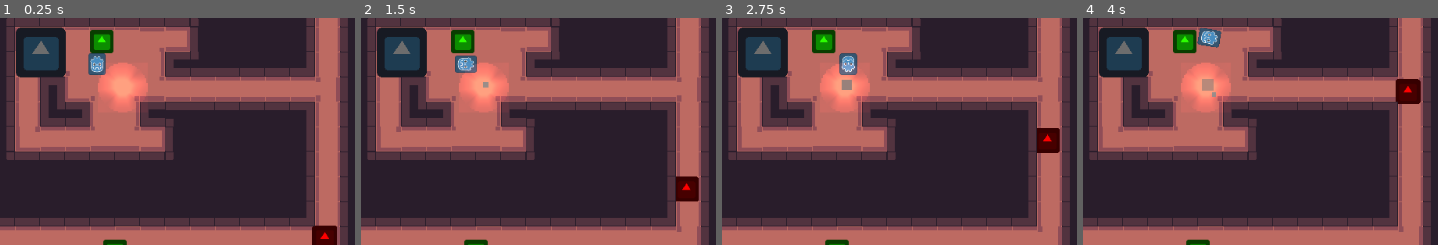
Above: before the commit, frames 1-4 (left to right).
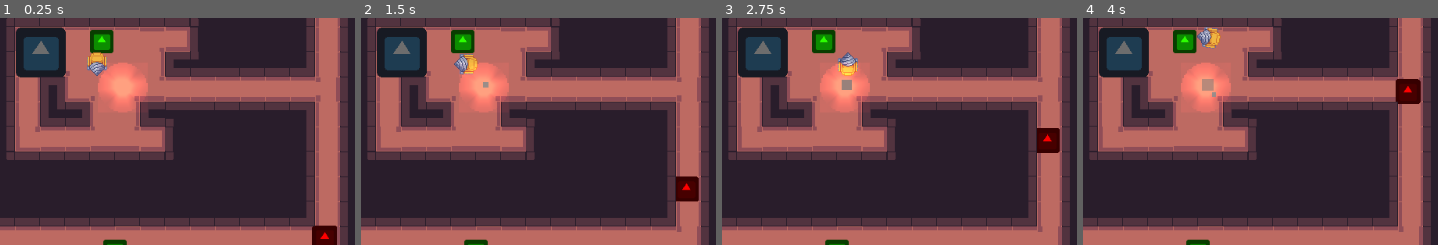
Above: after the commit, the same moments.

Repository: LaTu-Jams/LD54
Game: Godot game, scene res://scenes/Main.tscn
Two runs of this game, one before a commit and one after it. Both use one fixed random seed, a clock stepped at 60 frames per second and the inputs below. The engine's default icon, where the game draws it, is replaced by a stand-in: a white triangle on a blue panel in a dark square.
Inputs:
- Up to frame 1 (0.25 s): no input
- Up to frame 2 (1.5 s): hold D (turn_right) 0.53-1.28 s; hold Space (Mine) 0.53-1.28 s; hold S (move_backward) from 1.28 s (still down); tap Space (Mine) at 1.35 s
- Up to frame 3 (2.75 s): release S (move_backward) at 2.03 s; hold D (turn_right) from 2.03 s (still down); hold Space (Mine) from 2.03 s (still down)
- Up to frame 4 (4 s): release D (turn_right) at 2.78 s; release Space (Mine) at 2.78 s; hold W (move_forward) 2.78-3.53 s; tap Space (Mine) at 2.85 s; hold A (turn_left) from 3.53 s (still down); hold Space (Mine) from 3.53 s (still down)
The pictures show only the part of the screen within x 50-100%, y 35-84%; the shares and areas given below are measured in that part.

The runs differ from the first frame. In frame 1, 0.5% of the frame differs, in the area x 24-31%, y 14-26%; in frame 2, 0.5%; in frame 3, 0.5%, in the area x 32-39%, y 14-26%; in frame 4, 0.5%.

Commit message:
Add player animations

Diff:
--- /dev/null
+++ b/animations/player/drill.tres
@@ -0,0 +1,18 @@
+[gd_resource type="Animation" format=2]
+
+[resource]
+resource_name = "drill"
+length = 0.2
+loop = true
+tracks/0/type = "value"
+tracks/0/path = NodePath("Sprite:frame")
+tracks/0/interp = 1
+tracks/0/loop_wrap = true
+tracks/0/imported = false
+tracks/0/enabled = true
+tracks/0/keys = {
+"times": PoolRealArray( 0, 0.05, 0.1, 0.15 ),
+"transitions": PoolRealArray( 1, 1, 1, 1 ),
+"update": 1,
+"values": [ 5, 6, 7, 8 ]
+}
--- /dev/null
+++ b/animations/player/idle.tres
@@ -0,0 +1,18 @@
+[gd_resource type="Animation" format=2]
+
+[resource]
+resource_name = "idle"
+length = 0.4
+loop = true
+tracks/0/type = "value"
+tracks/0/path = NodePath("Sprite:frame")
+tracks/0/interp = 1
+tracks/0/loop_wrap = true
+tracks/0/imported = false
+tracks/0/enabled = true
+tracks/0/keys = {
+"times": PoolRealArray( 0, 0.2 ),
+"transitions": PoolRealArray( 1, 1 ),
+"update": 1,
+"values": [ 0, 1 ]
+}
--- /dev/null
+++ b/animations/player/move.tres
@@ -0,0 +1,18 @@
+[gd_resource type="Animation" format=2]
+
+[resource]
+resource_name = "move"
+length = 0.3
+loop = true
+tracks/0/type = "value"
+tracks/0/path = NodePath("Sprite:frame")
+tracks/0/interp = 1
+tracks/0/loop_wrap = true
+tracks/0/imported = false
+tracks/0/enabled = true
+tracks/0/keys = {
+"times": PoolRealArray( 0, 0.1, 0.2 ),
+"transitions": PoolRealArray( 1, 1, 1 ),
+"update": 1,
+"values": [ 2, 3, 4 ]
+}
--- a/scenes/Player.tscn
+++ b/scenes/Player.tscn
@@ -1,23 +1,49 @@
-[gd_scene load_steps=4 format=2]
+[gd_scene load_steps=8 format=2]
 
-[ext_resource path="res://PlayerTemp.png" type="Texture" id=1]
+[ext_resource path="res://gfx/drill.png" type="Texture" id=1]
 [ext_resource path="res://scripts/Player.gd" type="Script" id=2]
+[ext_resource path="res://animations/player/move.tres" type="Animation" id=3]
+[ext_resource path="res://animations/player/drill.tres" type="Animation" id=4]
+[ext_resource path="res://animations/player/idle.tres" type="Animation" id=5]
 
 [sub_resource type="CapsuleShape2D" id=1]
 radius = 11.0
 height = 6.0
+
+[sub_resource type="Animation" id=2]
+length = 0.001
+tracks/0/type = "value"
+tracks/0/path = NodePath("Sprite:frame")
+tracks/0/interp = 1
+tracks/0/loop_wrap = true
+tracks/0/imported = false
+tracks/0/enabled = true
+tracks/0/keys = {
+"times": PoolRealArray( 0 ),
+"transitions": PoolRealArray( 1 ),
+"update": 0,
+"values": [ 0 ]
+}
 
 [node name="Player" type="KinematicBody2D" groups=["player"]]
 position = Vector2( 51, 33 )
 script = ExtResource( 2 )
 
 [node name="Sprite" type="Sprite" parent="."]
-scale = Vector2( 0.344, 0.438 )
+position = Vector2( 0, 1 )
 texture = ExtResource( 1 )
+hframes = 9
 
 [node name="CollisionShape2D" type="CollisionShape2D" parent="."]
+visible = false
 shape = SubResource( 1 )
 
 [node name="RayCast2D" type="RayCast2D" parent="." groups=["player"]]
 enabled = true
 cast_to = Vector2( 0, 20 )
+
+[node name="AnimationPlayer" type="AnimationPlayer" parent="."]
+anims/RESET = SubResource( 2 )
+anims/drill = ExtResource( 4 )
+anims/idle = ExtResource( 5 )
+anims/move = ExtResource( 3 )
--- a/scripts/Player.gd
+++ b/scripts/Player.gd
@@ -2,6 +2,7 @@
 class_name Player
 
 onready var ray_cast_2d = $RayCast2D
+onready var animation_player : AnimationPlayer = $AnimationPlayer
 
 export var speed: int = 100
 export var max_temperature: float = 100.0
@@ -22,9 +23,20 @@
 func _process(delta):
 	var velocity = _movement()
 
+	if !is_mining:
+		if velocity != Vector2.ZERO and animation_player.current_animation != "move":
+			animation_player.advance(0)
+			animation_player.play("move")
+		elif velocity == Vector2.ZERO and animation_player.current_animation != "idle":
+			animation_player.advance(0)
+			animation_player.play("idle")
+
 	if Input.is_action_pressed("Mine") and in_control:
 		is_mining = _mine()
 		if is_mining:
+			if animation_player.current_animation != "drill":
+				animation_player.advance(0)
+				animation_player.play("drill")
 			current_temperature += 5 * delta
 			_emit_mining_particle()
 			if current_temperature >= max_temperature:
@@ -32,7 +44,10 @@
 				call_deferred("queue_free")
 	elif Input.is_action_just_released("Mine") and in_control:
 		is_mining = false
+
 	velocity = move_and_slide(velocity)
+
+
 
 func _mine():
 	#print("mining " + str(ray_cast_2d.get_collider()))
Binary file added: gfx/drill.aseprite
Binary file added: gfx/drill.png
Not shown, added: gfx/drill.png.import
